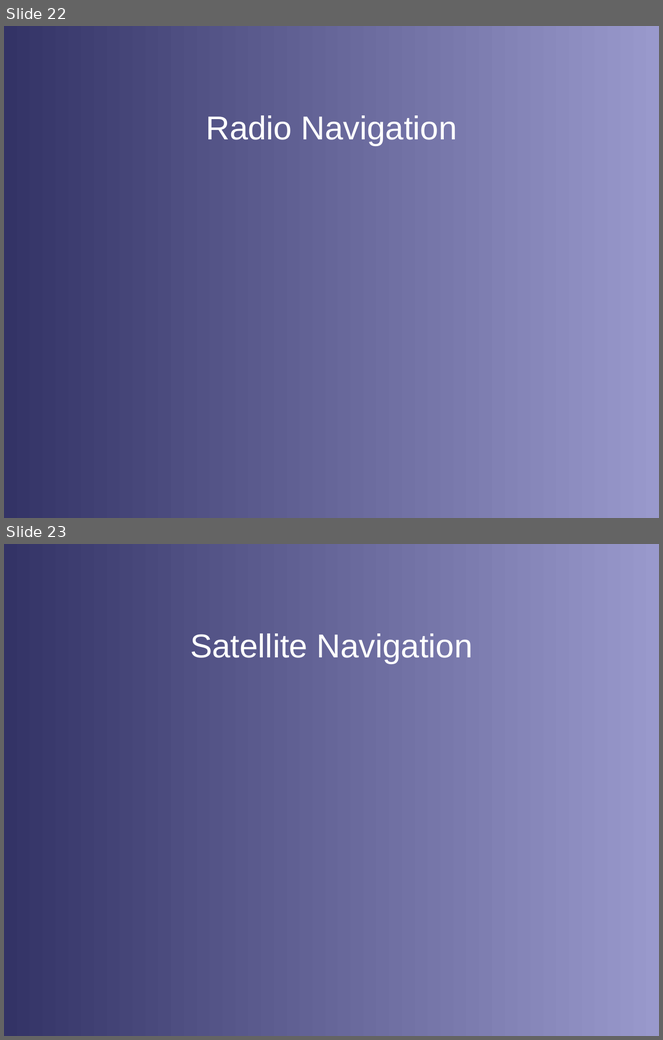
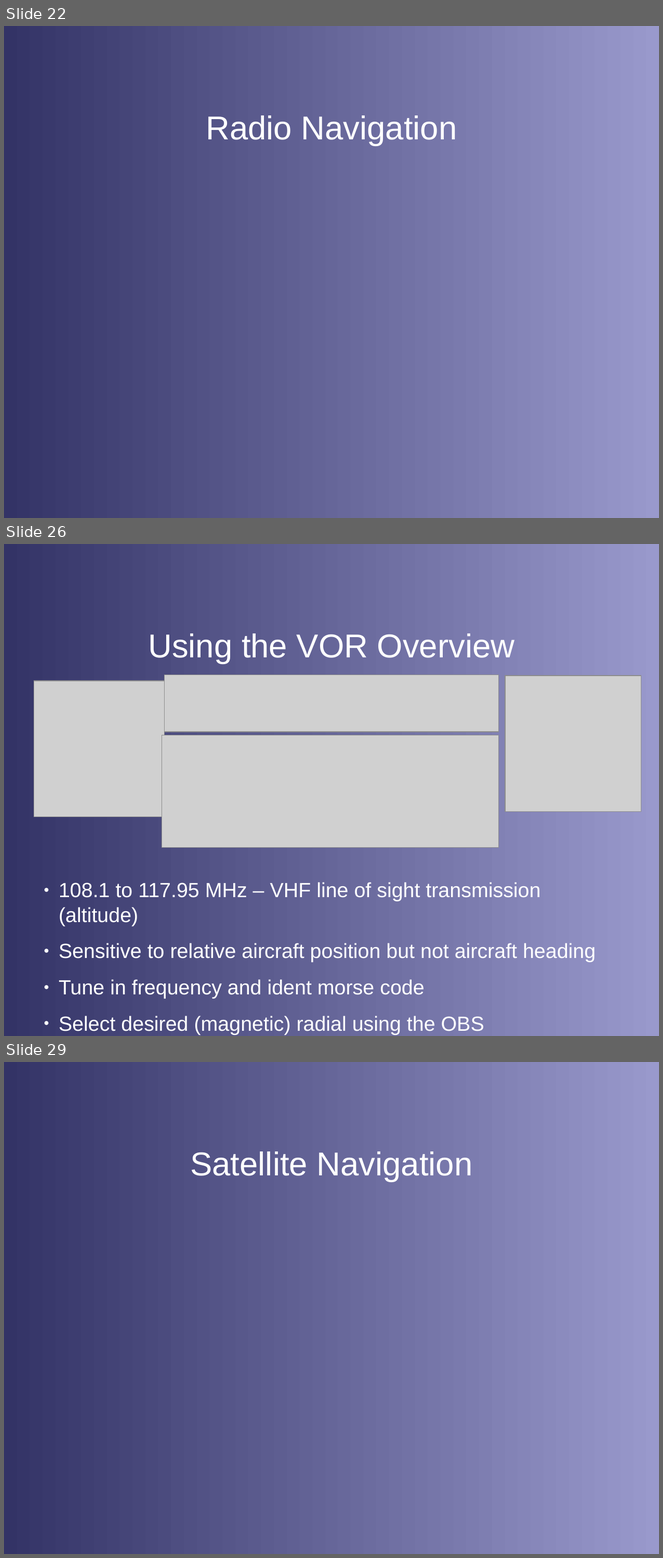
Before and after one commit to stephanheinemann/flight, a slide deck: FI/Instruments/Instruments.odp. Shown one above the other, each under a label of ours: slides 22 and 23 before the commit, slides 22, 26 and 29 after it; the slides between them are not shown. The pictures are 663x1040 and 663x1558 pixels, drawn with LibreOffice and Linux fonts; fonts in the diff are those of the drawing; grey boxes stand for pictures; background and template pictures are left out. Boxes give left, top, right and bottom in pixels: in the first picture for what was removed or moved away, otherwise in the second. Text is boxed around its words. In the diff, an @@ line names an element or a change of style, - is before the commit and + after.

```diff
--- a/FI/Instruments/Instruments.odp
+++ b/FI/Instruments/Instruments.odp
@@ slide 26 added at (4,544,659,1036), background gradient #333366 to #9999CC @@
@@ title added at (148,633,515,664), 40 pt, text #FFFFFF @@
+Using the VOR Overview
@@ picture added at (34,681,165,817) @@
@@ picture added at (165,675,499,732) @@
@@ picture added at (505,676,642,812) @@
@@ picture added at (162,735,499,847) @@
@@ text added at (59,882,596,1035), 24.8 pt, text #FFFFFF @@
+● 108.1 to 117.95 MHz – VHF line of sight transmission (altitude)
+● Sensitive to relative aircraft position but not aircraft heading
+● Tune in frequency and ident morse code
+● Select desired (magnetic) radial using the OBS
@@ what was slide 23 is now slide 29 @@
```
Also in this commit, not shown: 5 other slides added, 7 other files.
